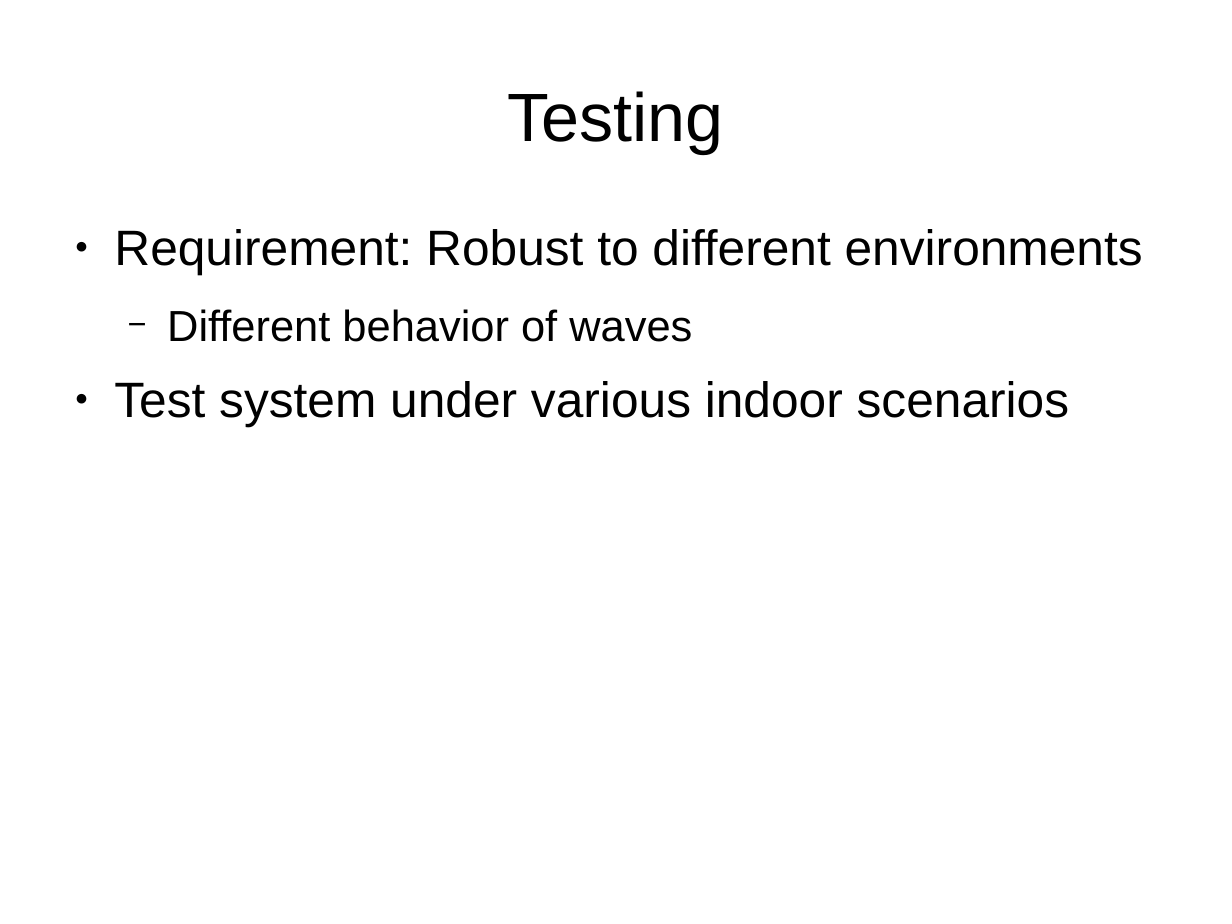
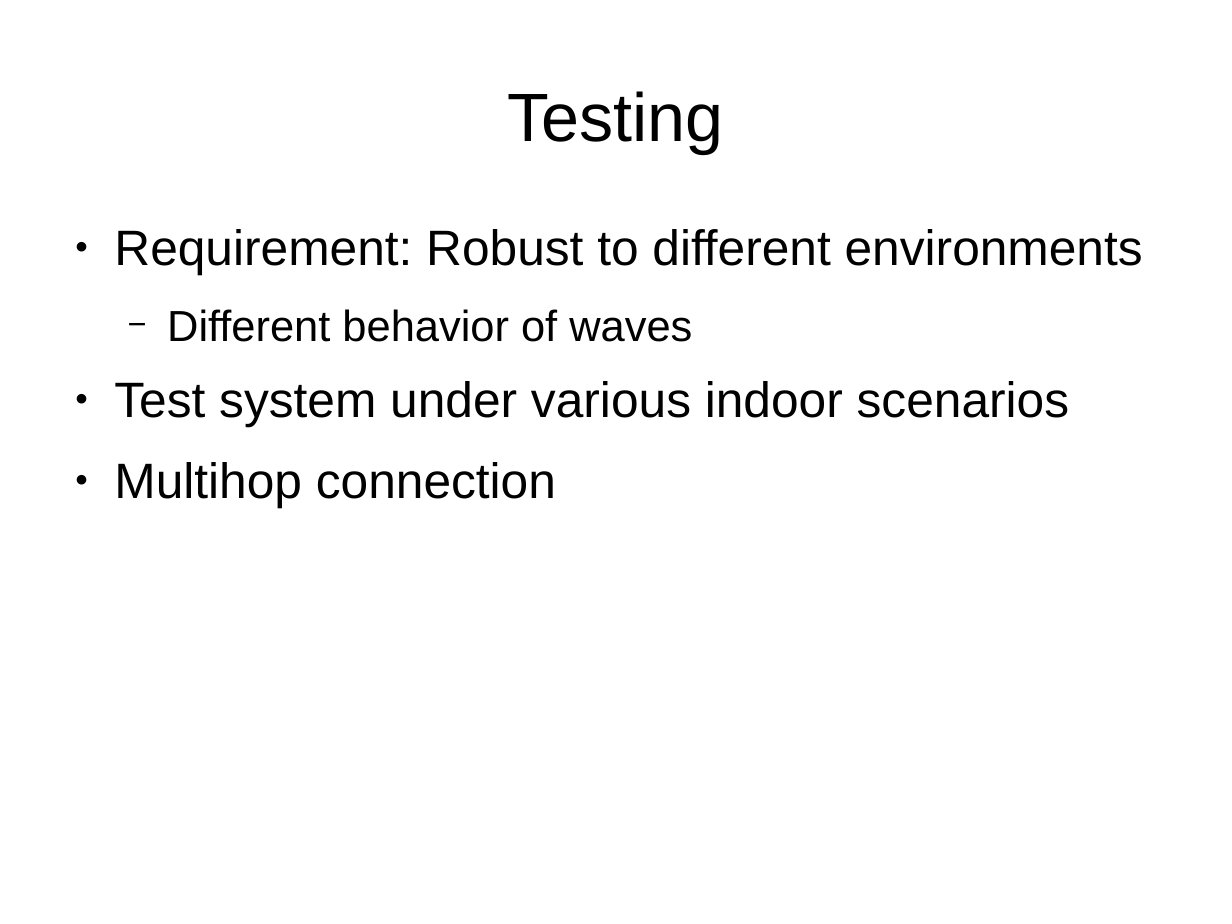
Before and after one commit to moritzschaefer/SensorSequence, a slide deck: slide 8 of docs/Initial Presentation Remastered.odp. Drawn at 1232x924 pixels with LibreOffice and Linux fonts; fonts in the diff are those of the drawing. Boxes give left, top, right and bottom in pixels: in the first picture for what was removed or moved away, otherwise in the second. Text is boxed around its words. In the diff, an @@ line names an element or a change of style, - is before the commit and + after.

```diff
--- a/docs/Initial Presentation Remastered.odp
+++ b/docs/Initial Presentation Remastered.odp
@@ text at [114,462,556,508]: paragraph added @@
+● Multihop connection
```
Also in this commit, not shown: 6 other slides changed, 1 slide added, 1 other file.
